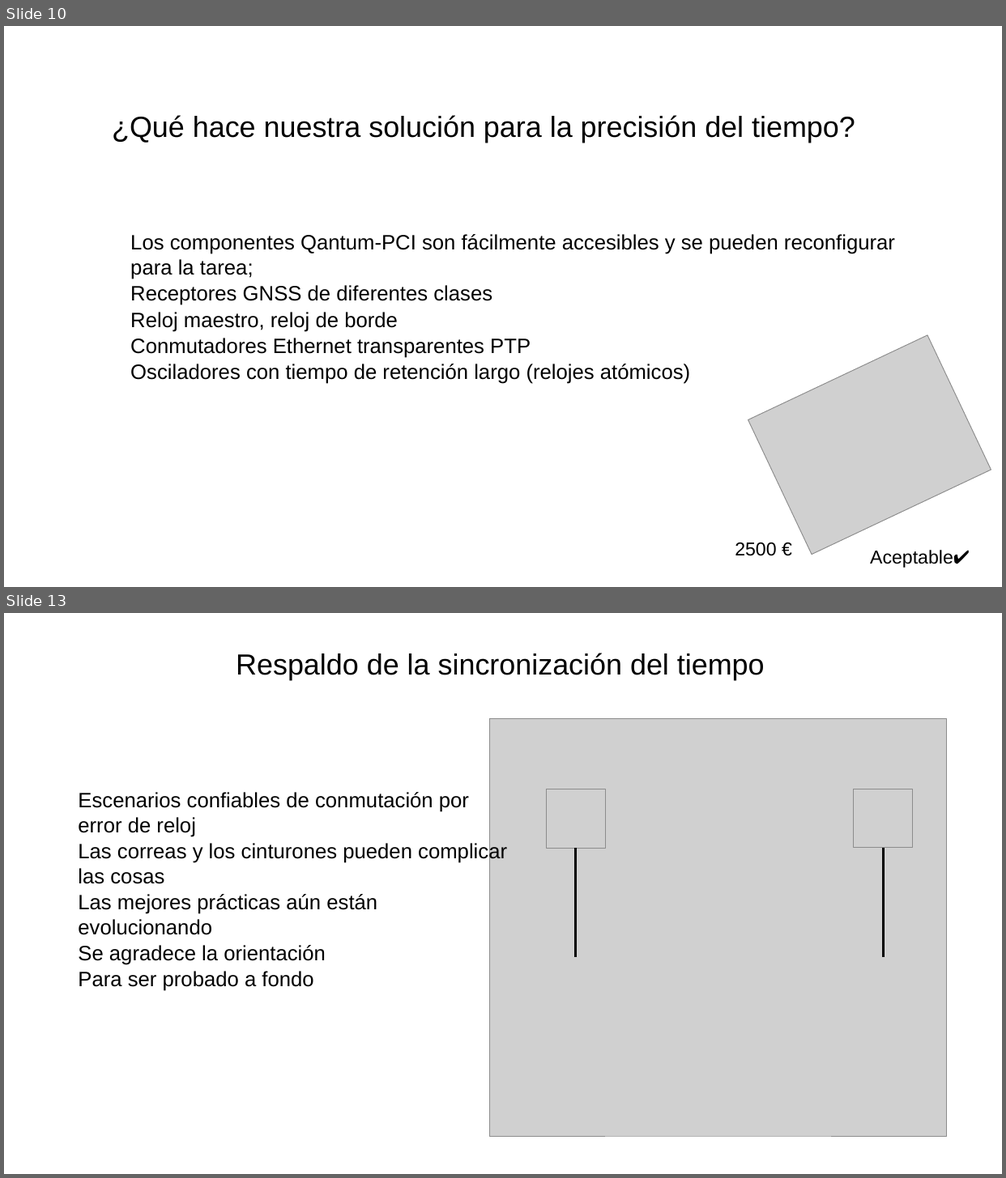
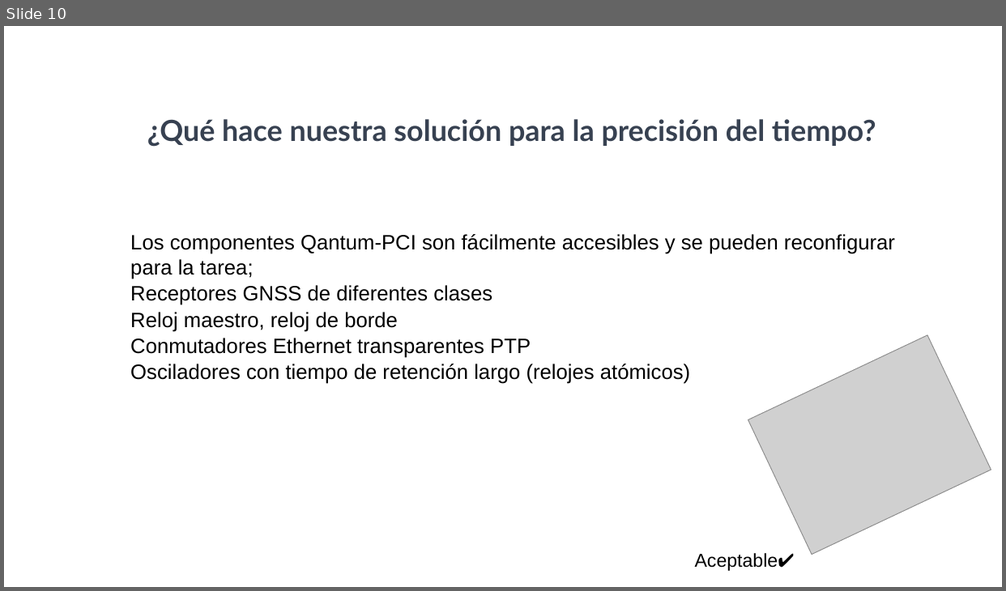
Before and after one commit to SiwaNetwork/QUANTUM, a slide deck: Time-Card/ДОКУМЕНТЫ/МАТЕРИАЛ СТАТЬИ/Применение в энергетике испанский.pptx. Shown one above the other, each under a label of ours: slides 10 and 13 before the commit, slide 10 after it; the slides between them are not shown. The pictures are 1006x1178 and 1006x591 pixels, drawn with LibreOffice and Linux fonts; fonts in the diff are those of the drawing; grey boxes stand for pictures. Boxes give left, top, right and bottom in pixels: in the first picture for what was removed or moved away, otherwise in the second. Text is boxed around its words. In the diff, an @@ line names an element or a change of style, - is before the commit and + after.

```diff
--- a/Time-Card/ДОКУМЕНТЫ/МАТЕРИАЛ СТАТЬИ/Применение в энергетике испанский.pptx
+++ b/Time-Card/ДОКУМЕНТЫ/МАТЕРИАЛ СТАТЬИ/Применение в энергетике испанский.pptx
@@ slide 13 removed at (4,613,1002,1174), background #FFFFFF @@
@@ title removed at (236,653,765,680) @@
-Respaldo de la sincronización del tiempo
@@ text removed at (78,792,507,991) @@
-Escenarios confiables de conmutación por error de reloj
-Las correas y los cinturones pueden complicar las cosas
-Las mejores prácticas aún están evolucionando
-Se agradece la orientación
-Para ser probado a fondo
@@ group removed at (490,719,947,1137): 3 pictures, 2 freeform shapes @@
@@ slide 10 changed as well @@
@@ title "¿Qué hace nuestra solución para ..." at (147,119,876,147): font Arial to Lato, text colour #000000 to #374151, bold on; alignment left to centre @@
@@ text "Aceptable✔": place and size @@
-text "Aceptable✔" at (870,550,970,568)
+text "Aceptable✔" at (695,553,795,571)
@@ text removed at (735,543,776,557) @@
-2500 €
```
Also in this commit, not shown: 9 other slides changed, 3 slides added, 6 other slides removed.
